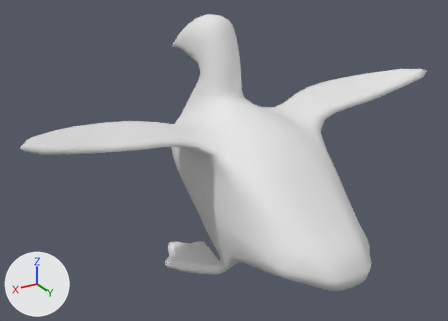
The FBX model Assets/Models/P1/P1_H3_鸭子.fbx as it was, and as the next commit left it.
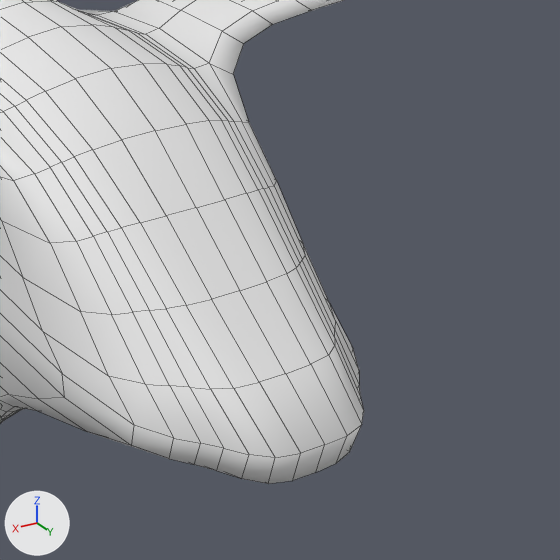
Each version appears first whole from a 50 mm lens placed at (9.37, 13.83, 10.56), pointed at (1.02, -0.08, 3.6), and next in a close-up on the part from 51% to 100% of the width and 32% to 100% of the height. Lighting does not change. The marker at lower left points along +X, +Y and +Z. The close-ups show mesh edges as thin lines. Where no turn or scale is listed for an object, it has been applied to the vertices.

The older version as bpy lines, for what is in view:
```python
me_网格_085 = bpy.data.meshes.new('网格.085')
me_网格_085.from_pydata(...)  # 1122 vertices, 1120 faces; spans x -6.61..6.61, y -4.79..4.49, z 0.0..7.25
# before: 14 (0.0, 4.4, 1.62) at pixel (315, 472), 23 (-0.52, 4.32, 1.63) at pixel (349, 451), 26 (0.0, 3.87, 2.45) at pixel (285, 373), 29 (-0.6, 3.82, 2.45) at pixel (328, 355), 169 (0.52, 4.32, 1.63) at pixel (268, 483)
# before: 173 (0.6, 3.82, 2.45) at pixel (233, 388), 305 (-0.28, 4.39, 1.62) at pixel (336, 463), 332 (-0.33, 3.87, 2.45) at pixel (310, 364), 591 (0.28, 4.39, 1.62) at pixel (292, 480), 616 (0.33, 3.87, 2.45) at pixel (259, 382)
ob_立方体 = bpy.data.objects.new('立方体', me_网格_085)
ob_立方体.location = (0.0, 0.0, 0.0)
```
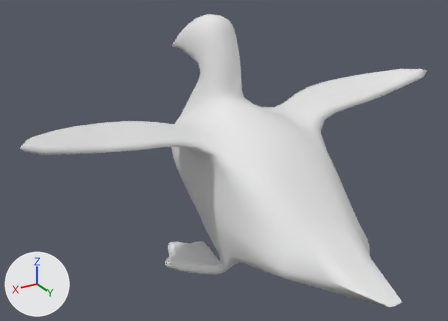
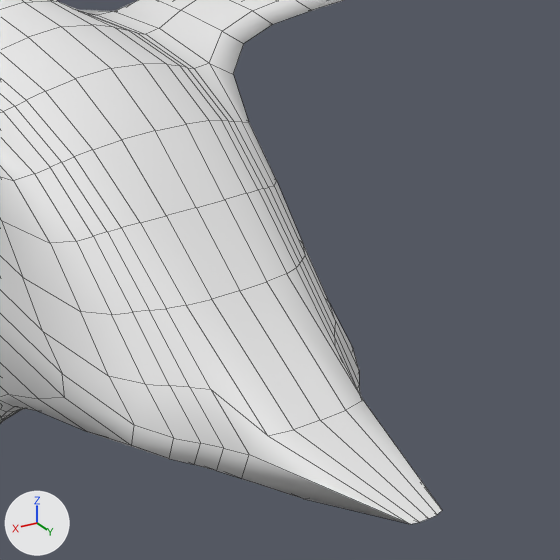
Where the newer file only moved an object's origin or applied its transform, the numbers keep the older frame.

Pixel boxes [x1, y1, x2, y2] of what changed, in the close-ups (560 x 560 px; the box of a moved part takes in the faces that stretch with it):
'立方体', reshaped: before [0, 0, 364, 484]; after [0, 0, 442, 524]
part 1 of me_网格_085, moved or reshaped: before [167, 268, 364, 484]; after [167, 268, 442, 524]

Patch to the scene script:
```diff
--- a/Assets/Models/P1/P1_H3_鸭子.fbx.py
+++ b/Assets/Models/P1/P1_H3_鸭子.fbx.py
@@ me_网格_085 @@
 me_网格_085.from_pydata(...)  # 1122 vertices, 1120 faces; spans x -6.61..6.61, y -4.79..4.49, z 0.0..7.25
 # used by ob_立方体; location = (0.0, 0.0, 0.0)
-me_网格_085.vertices[301].co = (0.0, 4.49, 1.98)  # pixel (324, 444)
-me_网格_085.vertices[317].co = (-0.54, 4.41, 1.98)  # pixel (361, 424)
-me_网格_085.vertices[603].co = (0.54, 4.41, 1.98)  # pixel (275, 457)
-me_网格_085.vertices[863].co = (-0.29, 4.48, 1.98)  # pixel (347, 435)
-me_网格_085.vertices[1004].co = (0.29, 4.48, 1.98)  # pixel (300, 453)
+# me_网格_085 part 1
+for i in [14, 23, 169, 305, 591]: me_网格_085.vertices[i].co += Vector((0.0, 0.48, 0.12))
+for i in [26, 29, 173, 332, 616]: me_网格_085.vertices[i].co += Vector((0.0, 0.52, -0.24))
+me_网格_085.vertices[301].co = (0.0, 5.84, 1.98)  # pixel (428, 518)
+me_网格_085.vertices[317].co = (-0.2, 5.81, 1.98)  # pixel (442, 510)
+me_网格_085.vertices[603].co = (0.2, 5.81, 1.98)  # pixel (410, 524)
+me_网格_085.vertices[863].co = (-0.11, 5.83, 1.98)  # pixel (437, 514)
+me_网格_085.vertices[1004].co = (0.11, 5.83, 1.98)  # pixel (419, 522)
```
